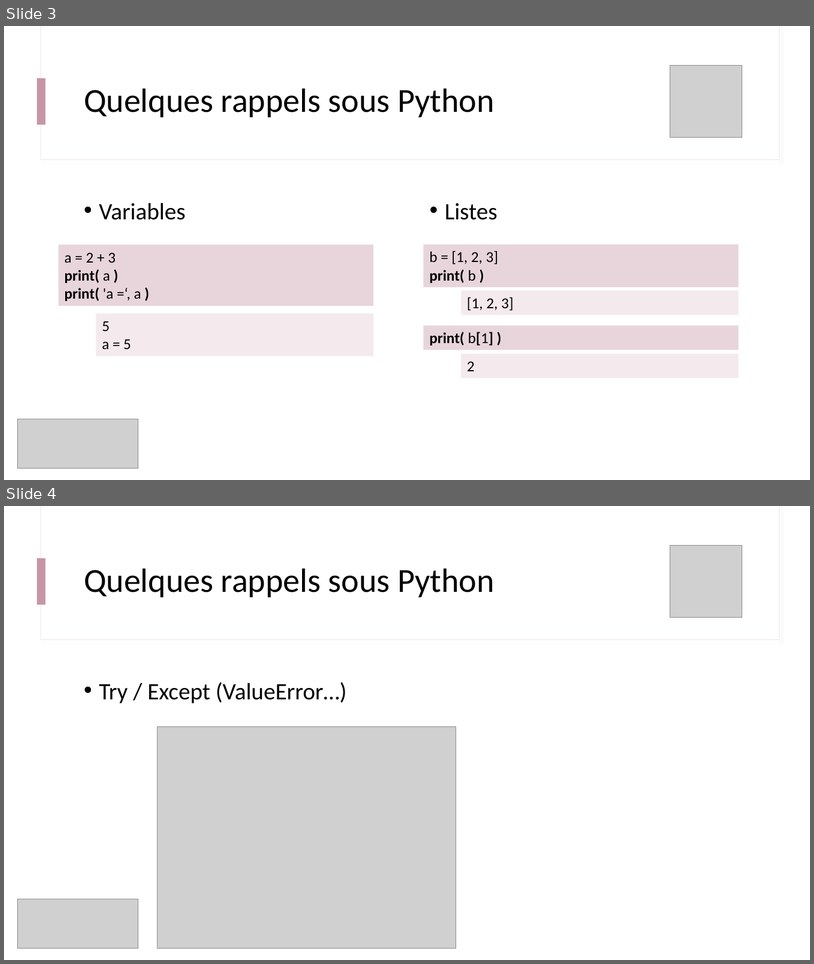
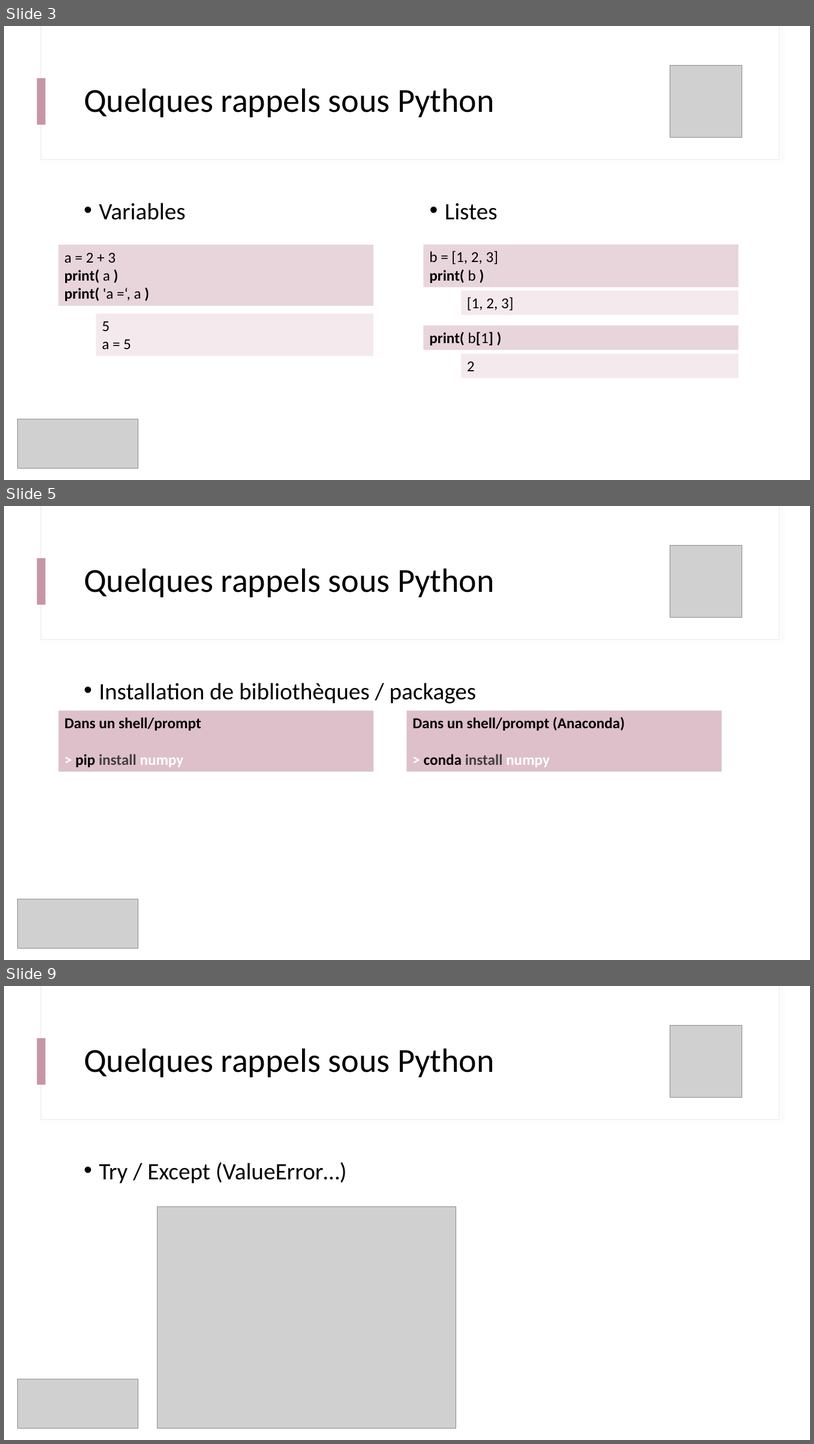
Before and after one commit to IOGS-Digital-Methods/semester-5, a slide deck: s5_outils_numeriques/b0_demistifier_python/B0_1_Demystifier_Python.pptx. Shown one above the other, each under a label of ours: slides 3 and 4 before the commit, slides 3, 5 and 9 after it; the slides between them are not shown. The pictures are 814x964 and 814x1444 pixels, drawn with LibreOffice and Linux fonts; fonts in the diff are those of the drawing; grey boxes stand for pictures. Boxes give left, top, right and bottom in pixels: in the first picture for what was removed or moved away, otherwise in the second. Text is boxed around its words. In the diff, an @@ line names an element or a change of style, - is before the commit and + after.

```diff
--- a/s5_outils_numeriques/b0_demistifier_python/B0_1_Demystifier_Python.pptx
+++ b/s5_outils_numeriques/b0_demistifier_python/B0_1_Demystifier_Python.pptx
@@ slide 5 added at [4, 506, 810, 960], background #FFFFFF; not listed: 3 template elements that a slide beside it also shows @@
@@ picture added at [671, 546, 742, 618] @@
@@ title added at [84, 568, 495, 597], 40 pt, text #000000 @@
+Quelques rappels sous Python
@@ text added at [99, 682, 477, 703], 28 pt, text #000000 @@
+• Installation de bibliothèques / packages
@@ rectangle added at [59, 711, 374, 772], fill #DDC0CA, 18 pt, text #000000, bold @@
+Dans un shell/prompt
+> pip install numpy
@@ rectangle added at [407, 711, 722, 772], fill #DDC0CA, 18 pt, text #000000, bold @@
+Dans un shell/prompt (Anaconda)
+> conda install numpy
@@ picture added at [17, 898, 138, 948] @@
@@ what was slide 4 is now slide 9 @@
```
Also in this commit, not shown: 1 slide changed, 4 other slides added.
